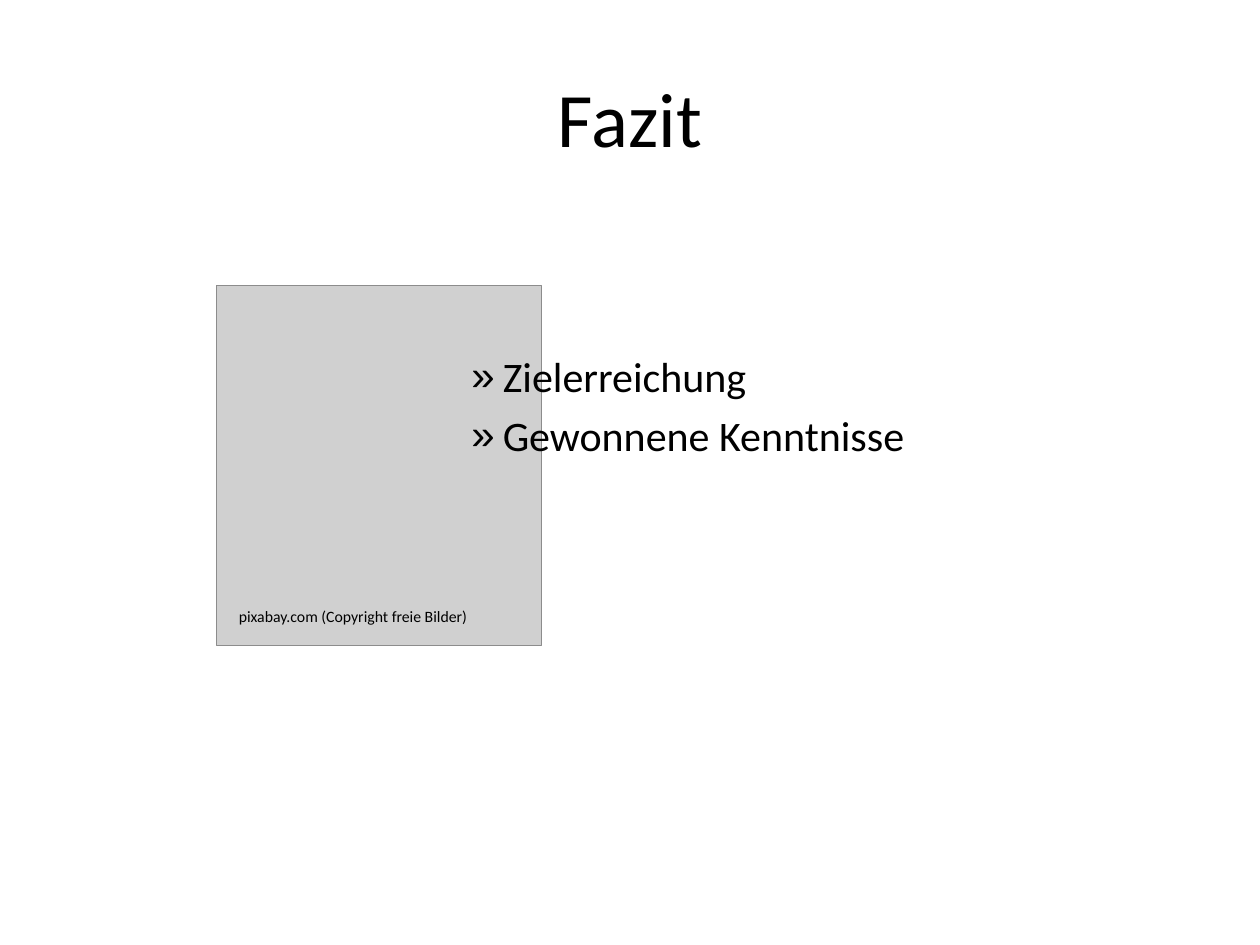
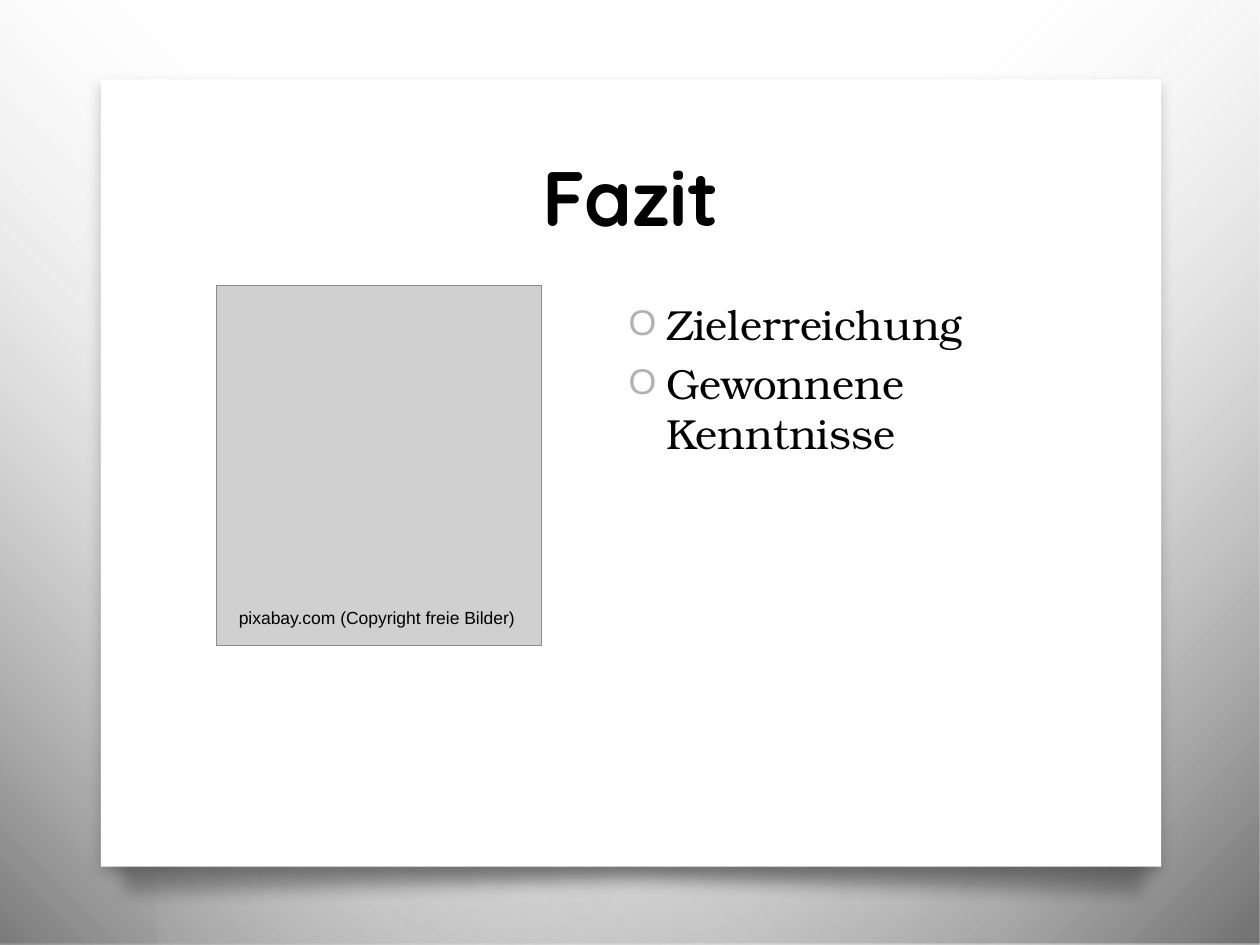
Before and after one commit to Dusty0071/OberstufenProjekt, a slide deck: slide 12 of Präsentation/Präsi_OK.pptx (slide 5 before the commit). Drawn at 1260x945 pixels with LibreOffice and Linux fonts; fonts in the diff are those of the drawing; grey boxes stand for pictures; background and template pictures are left out. Boxes give left, top, right and bottom in pixels: in the first picture for what was removed or moved away, otherwise in the second. Text is boxed around its words. In the diff, an @@ line names an element or a change of style, - is before the commit and + after.

```diff
--- a/Präsentation/Präsi_OK.pptx
+++ b/Präsentation/Präsi_OK.pptx
@@ rectangle added at (x1=0, y1=0, x2=987, y2=945), fill gradient #010101 to #FEFEFE @@
@@ rectangle added at (x1=158, y1=0, x2=1260, y2=945), fill gradient #010101 to #FEFEFE @@
@@ rectangle added at (x1=101, y1=79, x2=1162, y2=867), fill #FFFFFF @@
@@ title "Fazit" moved from (x1=558, y1=94, x2=702, y2=148) to (x1=542, y1=170, x2=719, y2=227) @@
@@ title "Fazit" at (x1=542, y1=170, x2=719, y2=227): font Calibri to Quicksand, bold on @@
@@ text "Zielerreichung" moved from (x1=503, y1=358, x2=904, y2=462) to (x1=666, y1=310, x2=962, y2=450) @@
@@ text "Zielerreichung" at (x1=666, y1=310, x2=962, y2=450): font Calibri to TeX Gyre Bonum; bullet » to O; list level 5 to 1 in "Zielerreichung"; list level 5 to 1 in "Gewonnene Kenntnisse"; columns 1 to 2 @@
@@ text "pixabay.com (Copyright freie Bilder)" at (x1=239, y1=611, x2=514, y2=628): size 9 to 10 pt, font Calibri to Arial @@
@@ freeform shape added at (x1=87, y1=837, x2=1178, y2=911), fill gradient #010101 @@
```
Also in this commit, not shown: 4 other slides changed, 7 slides added.
